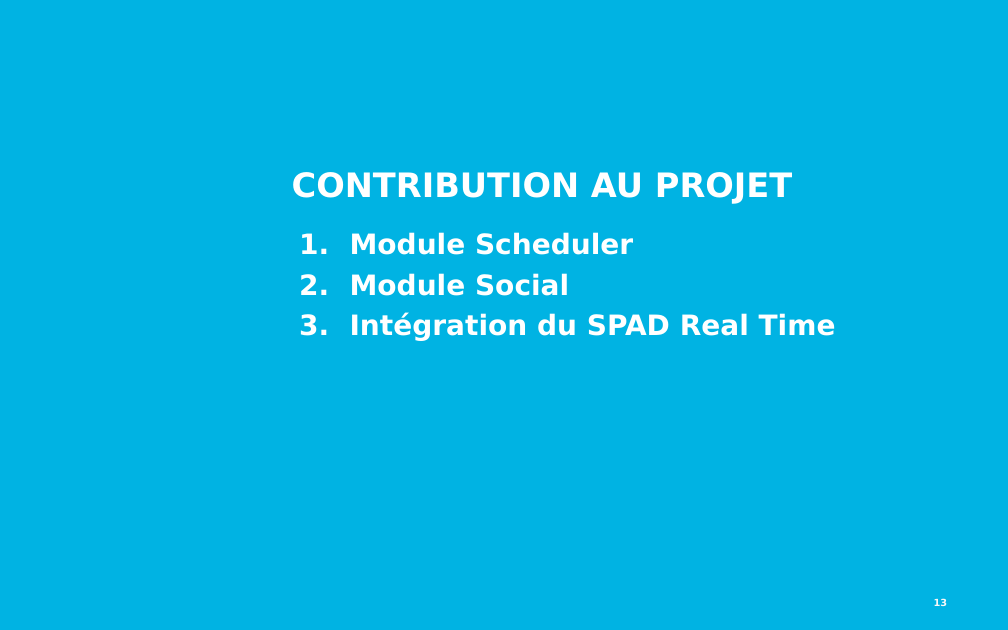
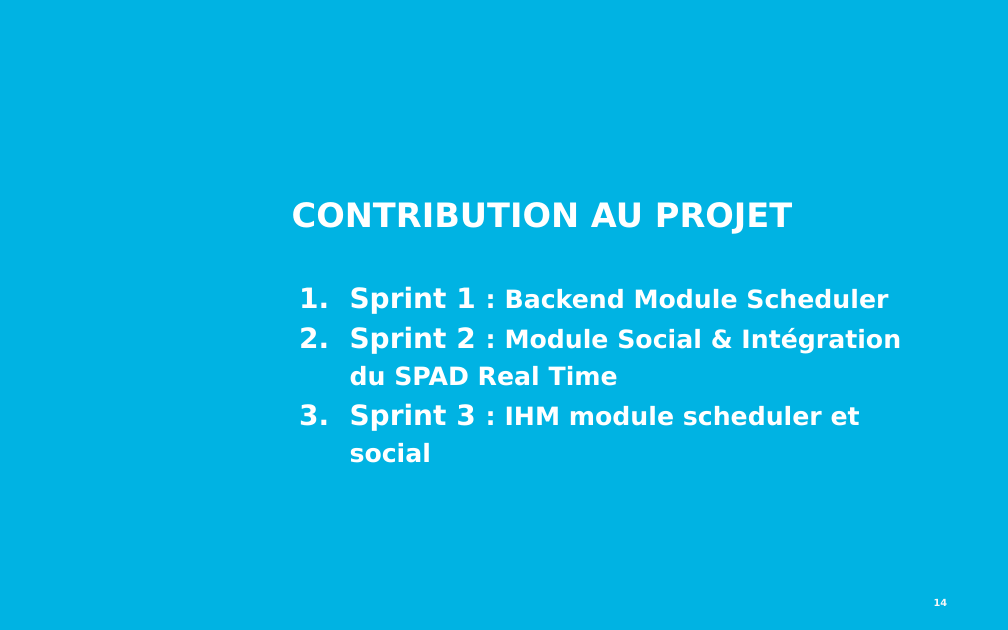
Before and after one commit to Kingsousse/Intership-Report-CRM, a slide deck: slide 14 of presentation.pptx (slide 13 before the commit). Drawn at 1008x630 pixels with LibreOffice and Linux fonts; fonts in the diff are those of the drawing; background and template pictures are left out. Boxes give left, top, right and bottom in pixels: in the first picture for what was removed or moved away, otherwise in the second. Text is boxed around its words. In the diff, an @@ line names an element or a change of style, - is before the commit and + after.

Commit message:
présentation final

```diff
--- a/presentation.pptx
+++ b/presentation.pptx
@@ text at bbox=[350, 286, 901, 463]: text changed; size 20 to 18 pt @@
-  1. Module Scheduler
-  2. Module Social
-  3. Intégration du SPAD Real Time
+  1. Sprint 1 : Backend Module Scheduler
+  2. Sprint 2 : Module Social & Intégration du SPAD Real Time
+  3. Sprint 3 : IHM module scheduler et social
@@ title "CONTRIBUTION AU PROJET" rewrapped from bbox=[292, 172, 792, 204] to bbox=[282, 378, 937, 473] @@
@@ page number at bbox=[934, 599, 948, 606]: text changed @@
-13
+14
```
Also in this commit, not shown: 8 other slides changed, 6 slides added, 3 slides removed.
